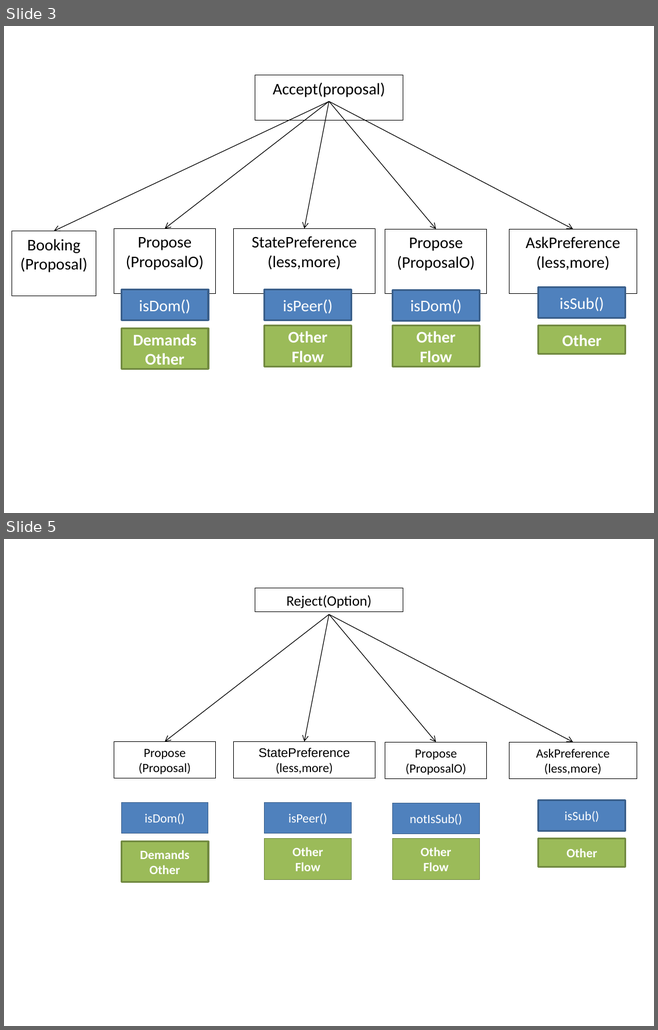
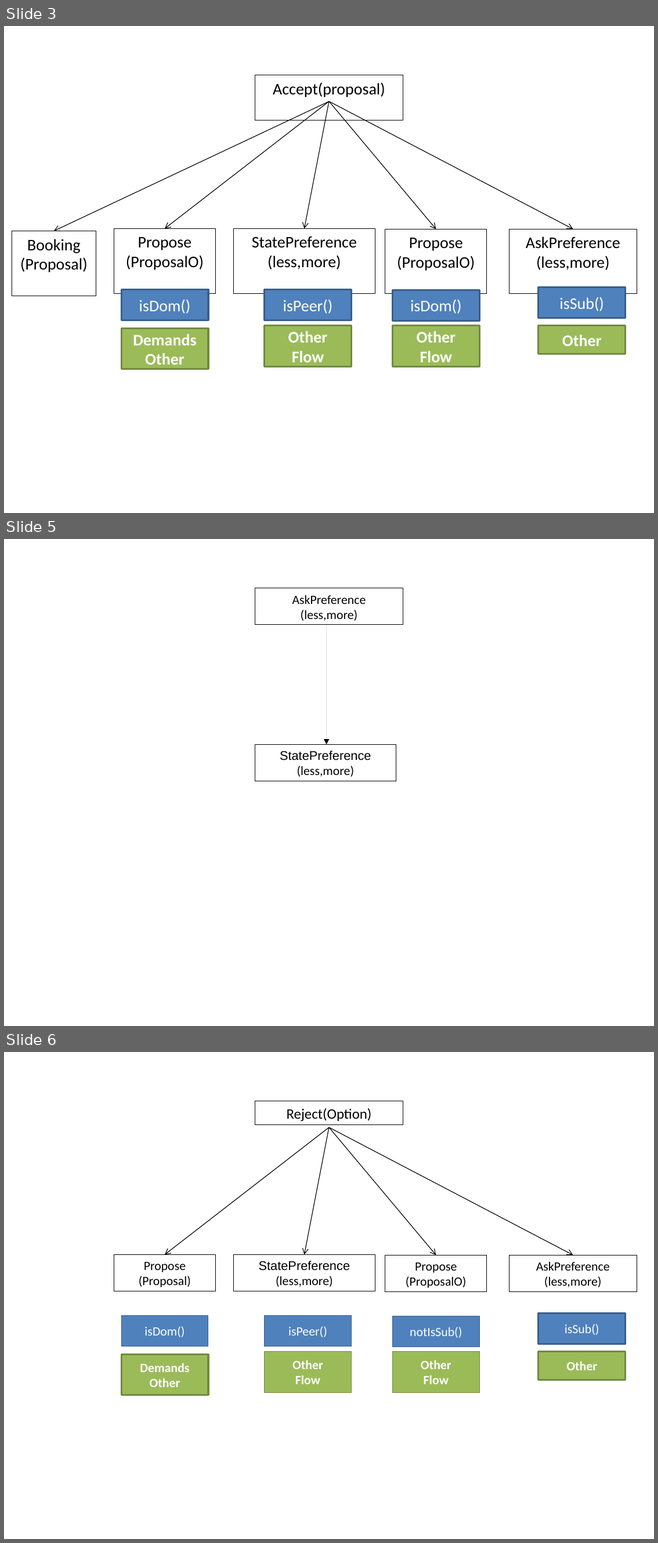
Before and after one commit to Olydia/Discolog, a slide deck: dominance_in_dialogue/figs/utterances_v2.pptx. Shown one above the other, each under a label of ours: slides 3 and 5 before the commit, slides 3, 5 and 6 after it; the slides between them are not shown. The pictures are 658x1030 and 658x1543 pixels, drawn with LibreOffice and Linux fonts; fonts in the diff are those of the drawing. Boxes give left, top, right and bottom in pixels: in the first picture for what was removed or moved away, otherwise in the second. Text is boxed around its words. In the diff, an @@ line names an element or a change of style, - is before the commit and + after.

```diff
--- a/dominance_in_dialogue/figs/utterances_v2.pptx
+++ b/dominance_in_dialogue/figs/utterances_v2.pptx
@@ slide 5 added at (4, 539, 654, 1026), background #FFFFFF @@
@@ rectangle added at (255, 588, 403, 625), outline #000000 0.75 pt, 14 pt, text #000000 @@
+AskPreference
+(less,more)
@@ arrow added from (326, 625) to (326, 744), #000000 0.75 pt @@
@@ rectangle added at (255, 744, 396, 781), outline #000000 0.75 pt, 14 pt, text #000000 @@
+StatePreference
+(less,more)
@@ what was slide 5 is now slide 6 @@
```
Also in this commit, not shown: 1 slide changed, 2 other files.
